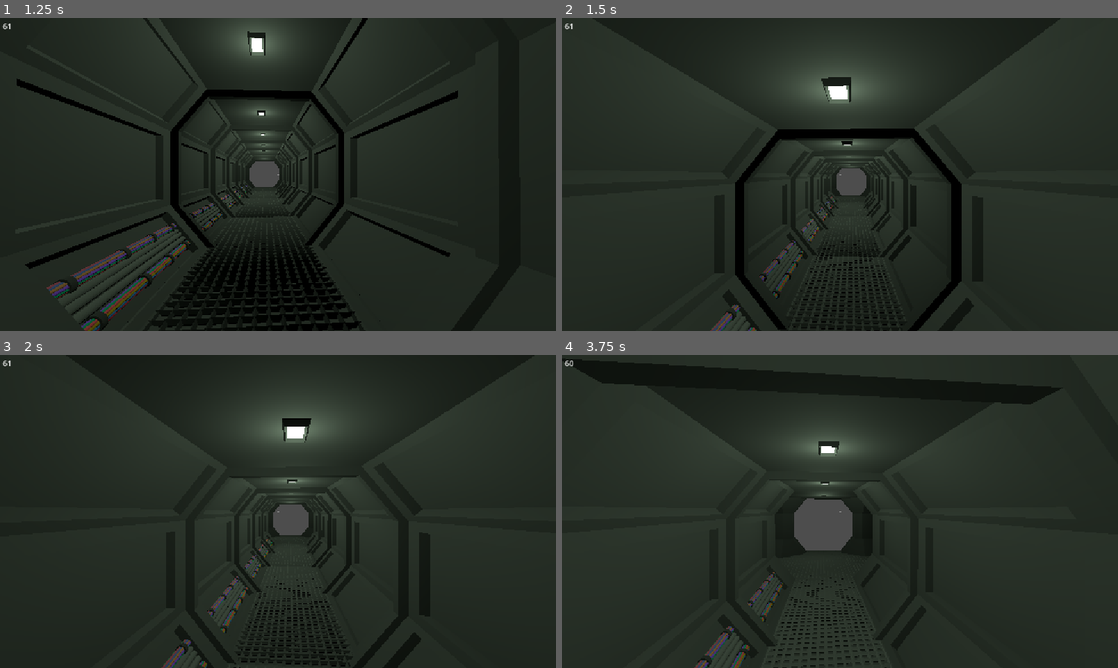
Above: before the commit, frames 1-4 (two rows, left to right).
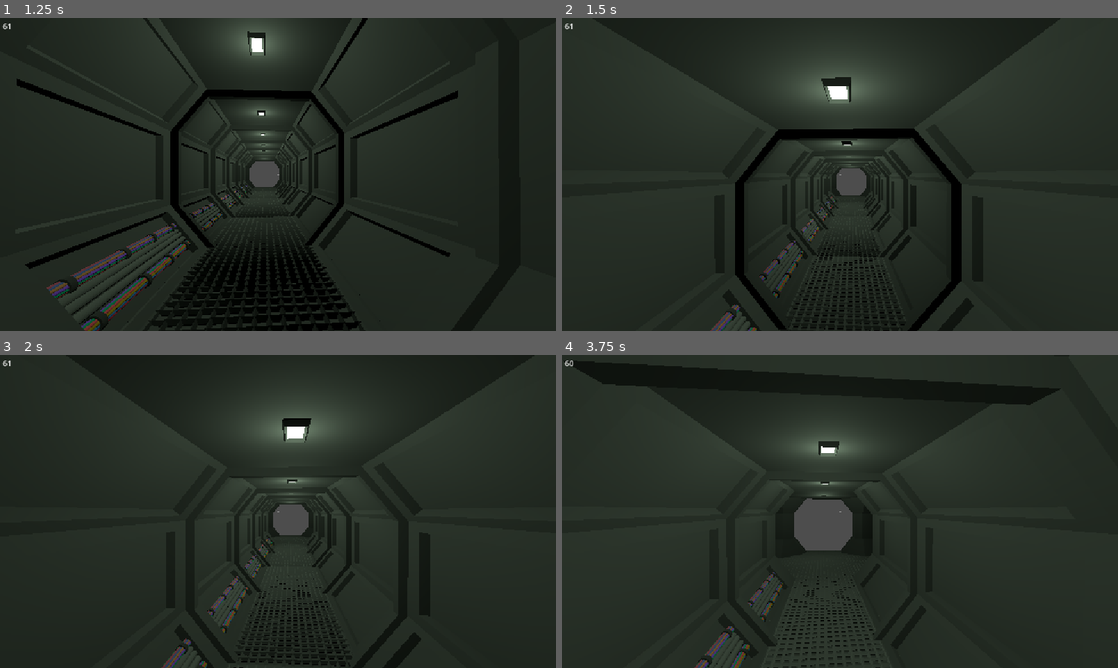
Above: after the commit, the same moments.

Repository: NicheDevelopers/brace-for-impact
Game: Godot game, scene res://src/MapGenerator/parts/corridors/demo/CorridorsDemo.tscn
Same seed, same stepped clock (60 frames per second), same inputs: the game is played once before the commit and once after it. This scene is started directly instead of the project's main scene.
Inputs (mouse positions are in pixels of both pictures, inside the frame that each line leads up to):
- Up to frame 1 (1.25 s): tap Enter at 0.5 s; move the mouse to (305, 174) at 0.52 s; hold W (move_forward) from 0.53 s (still down); hold Ctrl (crouch) from 0.53 s (still down); tap Space (jump) at 0.77 s; tap Shift (sprint) at 0.8 s
- Up to frame 2 (1.5 s): keep holding W (move_forward); move the mouse to (812, 174) at 1.27 s; release Ctrl (crouch) at 1.28 s; tap Shift (sprint) at 1.35 s
- Up to frame 3 (2 s): keep holding W (move_forward); tap Space (jump) at 1.52 s; tap Ctrl (crouch) at 1.55 s
- Up to frame 4 (3.75 s): keep holding W (move_forward); move the mouse to (851, 505) at 2.02 s; hold Ctrl (crouch) 2.03-2.78 s; tap Shift (sprint) at 2.3 s; move the mouse to (834, 517) at 2.77 s; tap E (interact) at 2.85 s; tap Space (jump) at 3.02 s; tap Ctrl (crouch) at 3.05 s; move the mouse to (878, 514) at 3.52 s; hold Shift (sprint) from 3.53 s (still down)

Frame 1 is identical in both runs. In frame 2, 0.2% of the frame differs, in the area x 27-72%, y 18-100%; in frame 3, 0.2%; in frame 4, 0.7%, in the area x 0-85%, y 1-100%.

Commit message:
Fix crouch bug

Diff:
--- a/src/Player/player.gd
+++ b/src/Player/player.gd
@@ -56,13 +56,13 @@
 	direction = direction.normalized()
 	if Input.get_action_strength("crouch"):
 		crouch_value = crouch_speed_multiplier
-		camera.position.y = crouching_height
+		twist_pivot.position.y = crouching_height
 	elif Input.get_action_strength("sprint") and input[1] < 0.0:
 		# if the player is moving forward and trying to sprint
 		sprint_value = sprint_speed_multiplier
-		camera.position.y = standing_height
+		twist_pivot.position.y = standing_height
 	else:
-		camera.position.y = standing_height
+		twist_pivot.position.y = standing_height
 	velocity = velocity.move_toward(direction * speed * crouch_value * sprint_value, acceleration * delta)
 	var mapped_input = map_direction(input)
 	var velocity_2d = Vector2.ZERO
